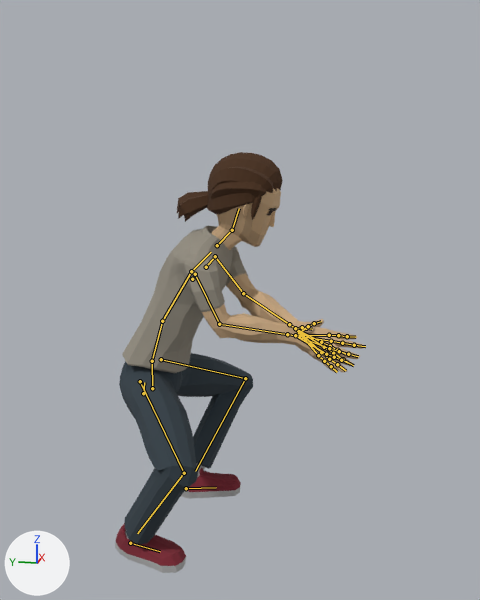
Renders of the glTF model app/src/main/assets/characters/Casual2.gltf from each side of a commit.
One viewpoint serves both versions: a camera (50 mm lens) standing at (-2.218, -0.758, 1.418) and looking at (-0.016, -0.317, 0.868). Every picture has the same lights, and +X, +Y and +Z are marked at lower left. The older version comes first. Both versions are drawn at frame 1 of the action 'Windup_BH'; the numbers are the values there. The bones that change, and the others that lie on the model, are drawn over the model as lines.

Objects in the first picture: 'Casual2_Body', 'Casual2_Feet', 'Casual2_Head', 'Casual2_Legs'.
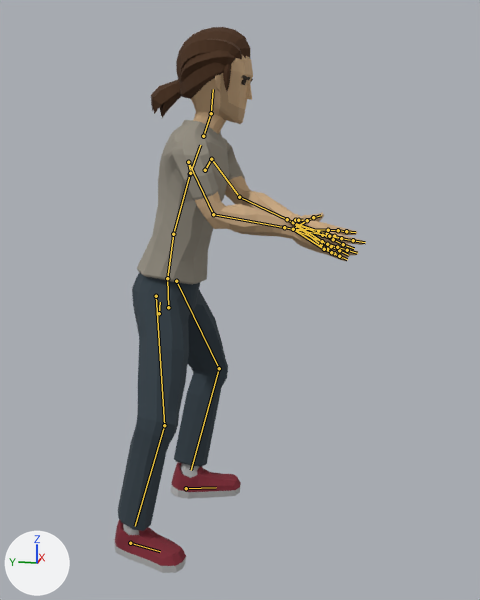
Where the change shows, as pixel boxes (x1, y1, x2, y2) in the pictures (480 x 600 px):
'Casual2_Body', posed (6% narrower, 12% taller)
    before: (122, 226, 365, 373)
    after: (137, 120, 365, 285)
'Casual2_Legs', posed (18% narrower, 35% taller)
    before: (119, 353, 253, 545)
    after: (118, 272, 228, 531)
'Casual2_Head', posed (9% taller)
    before: (177, 152, 283, 250)
    after: (151, 27, 253, 134)
'Casual2_Feet', posed
    before: (115, 463, 241, 573)
    after: (115, 462, 241, 573)
bone 'Body', root to tip
    before: (143, 393) to (144, 382)
    after: (159, 313) to (160, 302)
bone 'Abdomen', root to tip
    before: (152, 361) to (162, 321)
    after: (167, 278) to (173, 234)
bone 'Torso', root to tip
    before: (162, 321) to (191, 271)
    after: (173, 234) to (190, 174)
bone 'Chest', root to tip
    before: (191, 271) to (211, 252)
    after: (190, 174) to (200, 145)
bone 'Head', root to tip
    before: (232, 230) to (239, 208)
    after: (211, 113) to (213, 89)
bone 'UpperArm.L', root to tip
    before: (215, 256) to (243, 293)
    after: (211, 159) to (239, 197)
bone 'LowerArm.L', root to tip
    before: (243, 293) to (289, 324)
    after: (239, 197) to (287, 219)
bone 'UpperArm.R', root to tip
    before: (195, 274) to (219, 324)
    after: (188, 162) to (213, 214)
bone 'LowerArm.R', root to tip
    before: (219, 324) to (287, 334)
    after: (213, 214) to (284, 227)
bone 'UpperLeg.L', root to tip
    before: (161, 359) to (245, 378)
    after: (176, 281) to (219, 368)
bone 'LowerLeg.L', root to tip
    before: (245, 378) to (195, 471)
    after: (219, 368) to (191, 470)
bone 'UpperLeg.R', root to tip
    before: (140, 381) to (184, 473)
    after: (156, 296) to (164, 425)
bone 'LowerLeg.R', root to tip
    before: (184, 473) to (137, 533)
    after: (164, 425) to (135, 526)

The change in detail:
Bone 'Body' (bone_body) moves from (-0.001, -0.379, -0.078) to (0.0, -0.067, -0.01).
Bone 'Abdomen' (bone_abdomen) turns from (11, 0, 0) to (4, 0, 0) degrees about its own x, y and z.
Bone 'Torso' (bone_torso) turns from (12, 0, 0) to (5, 0, 0) degrees about its own x, y and z.
Bone 'Chest' (bone_chest) turns from (13, 0, 0) to (4, 0, 0) degrees about its own x, y and z.
Bone 'Head' (bone_head) turns from (-25, 0, 0) to (-14, 0, 0) degrees about its own x, y and z.
Bone 'UpperArm.L' (bone_upperarm_l) turns from (-2, -41, -112) to (-33, -34, -93) degrees about its own x, y and z.
Bone 'LowerArm.L' (bone_lowerarm_l) turns from (6, -5, -16) to (12, 2, -20) degrees about its own x, y and z.
Bone 'UpperArm.R' (bone_upperarm_r) turns from (-23, 34, 71) to (-48, 27, 56) degrees about its own x, y and z.
Bone 'LowerArm.R' (bone_lowerarm_r) turns from (18, -11, 42) to (14, -6, 45) degrees about its own x, y and z.
Bone 'UpperLeg.L' (bone_upperleg_l) turns from (-44, 15, 47) to (-20, 3, 19) degrees about its own x, y and z.
Bone 'LowerLeg.L' (bone_lowerleg_l) turns from (78, -45, 32) to (22, -6, 32) degrees about its own x, y and z.
Bone 'UpperLeg.R' (bone_upperleg_r) turns from (-49, -16, -42) to (-25, -3, -12) degrees about its own x, y and z.
Bone 'LowerLeg.R' (bone_lowerleg_r) turns from (82, 38, -27) to (20, 5, -29) degrees about its own x, y and z.
